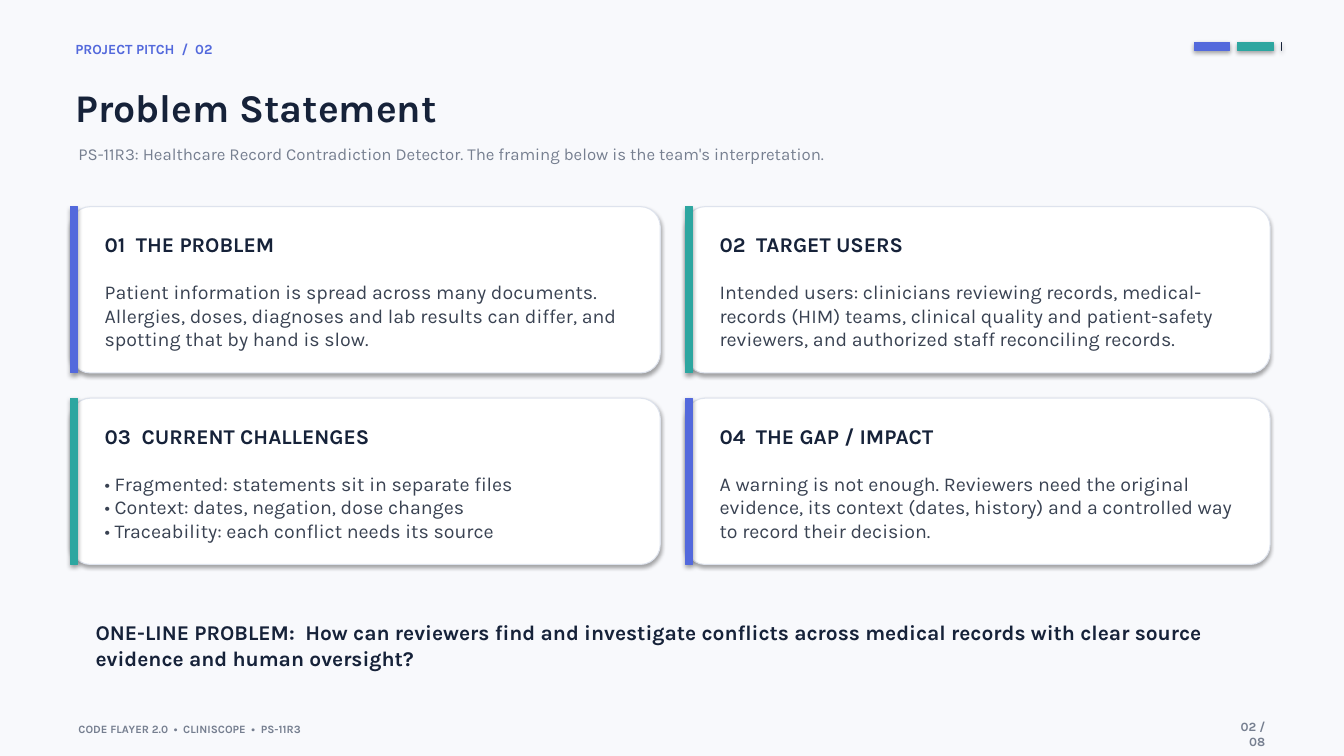
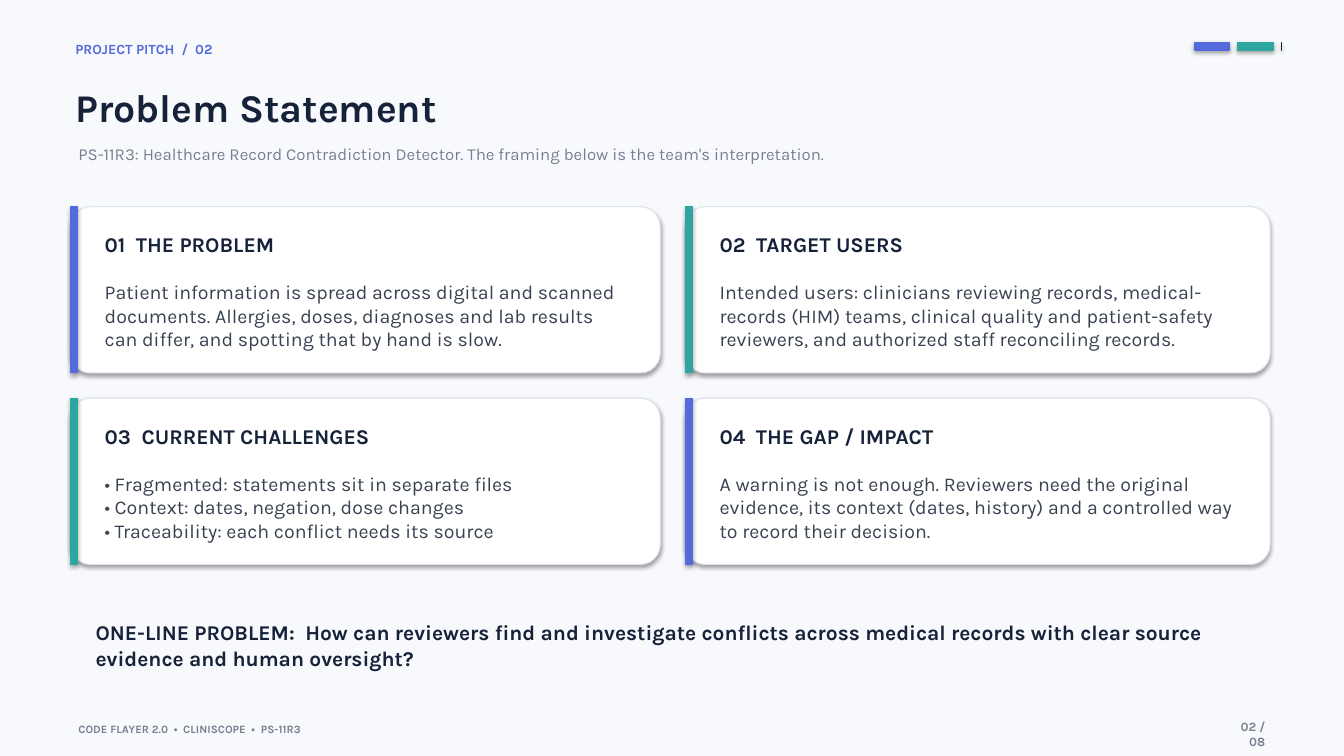
Before and after one commit to anirudhleetcode-max/cliniscope-healthcare-contradiction-detector, a slide deck: slide 2 of presentation/CLINISCOPE_PS11R3_Hackathon_Presentation.pptx. Drawn at 1344x756 pixels with LibreOffice and Linux fonts; fonts in the diff are those of the drawing. Boxes give left, top, right and bottom in pixels: in the first picture for what was removed or moved away, otherwise in the second. Text is boxed around its words. In the diff, an @@ line names an element or a change of style, - is before the commit and + after.

```diff
--- a/presentation/CLINISCOPE_PS11R3_Hackathon_Presentation.pptx
+++ b/presentation/CLINISCOPE_PS11R3_Hackathon_Presentation.pptx
@@ text at [105, 285, 615, 351]: text changed @@
-Patient information is spread across many documents. Allergies, doses, diagnoses and lab results can differ, and spotting that by hand is slow.
+Patient information is spread across digital and scanned documents. Allergies, doses, diagnoses and lab results can differ, and spotting that by hand is slow.
```
Also in this commit, not shown: 6 other slides changed, 3 other files.
